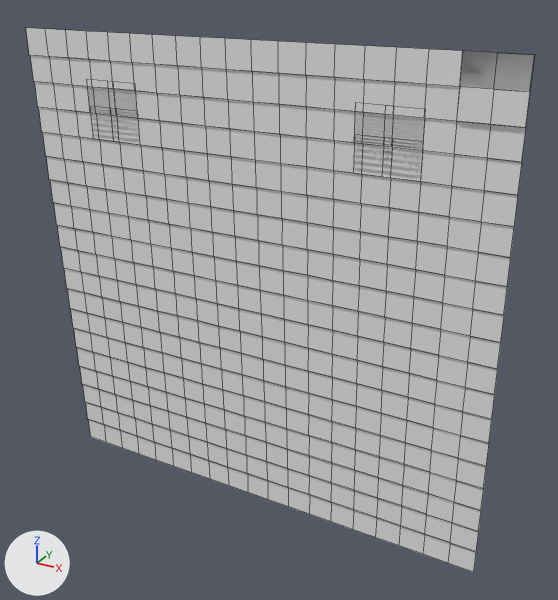
The OBJ model Assets/Tiled2Unity/Meshes/Foyer_Clean.obj: old version first, new version second.
Camera for both pictures: a 50 mm lens placed at (4.5, -22.7, 2.4), pointed at (-8.5, 1.0, -9.5). The axes (+X, +Y, +Z) are drawn at lower left. The lights are the same throughout. Mesh edges are drawn as thin lines. Where no turn or scale is listed for an object, it has been applied to the vertices. Vertices at the same position are counted once.

Names of what the first picture shows: 'Foyer_Clean'.
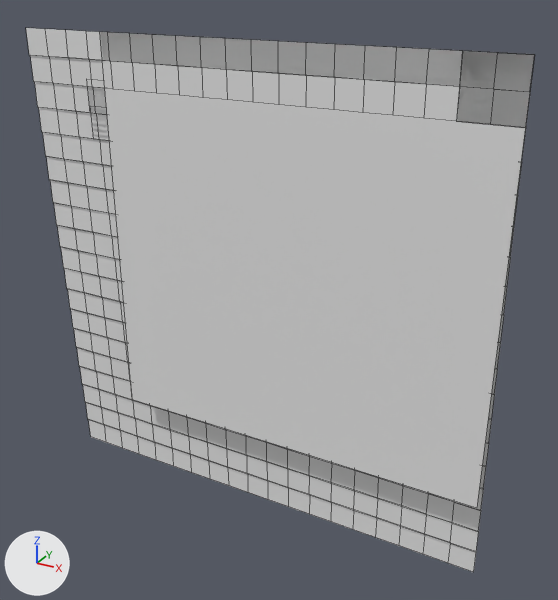
Location of each change, [x1, y1, x2, y2] in pixels of the pictures (558 x 600 px):
part 1 of me_foyer_clean, added: after [100, 32, 534, 508]

The change, as a list of edits to the scene's bpy script:
```text
Change me_foyer_clean:
    where me_foyer_clean.from_pydata(...)  # 786 vertices, 370 faces; spans x -19.0..0.0, y 0.0..0.9, z -19.0..0.0
    used by ob_foyer_clean; location = (0.0, 0.0, 0.0)
    verts and faces of me_foyer_clean; kept vertices keep their numbers, new ones are numbered from 786
    before: 579 (0.0, 0.0, 0.0) at pixel (534, 54)
    me_foyer_clean part 1
    add verts[786] = (0.0, 0.0, -15.4)  # pixel (476, 508)
    add verts[787] = (-15.4, 0.0, -15.4)  # pixel (132, 399)
    add verts[788] = (-15.4, 0.0, 0.0)  # pixel (99, 31)
    add faces += [(579, 786, 787, 788)]
```
